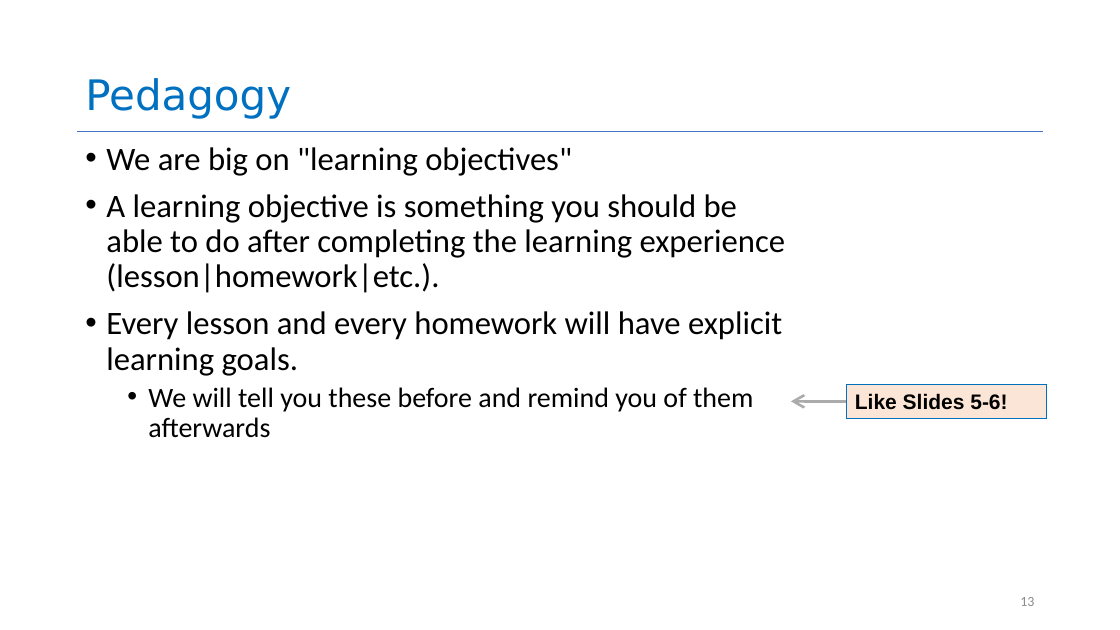
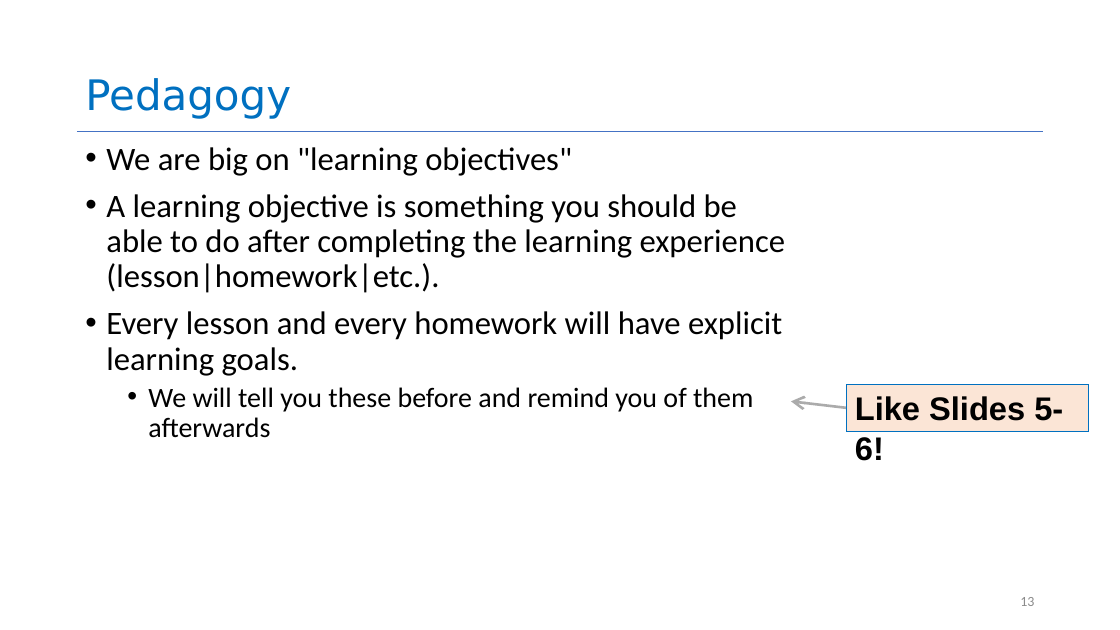
Before and after one commit to neu-se/CS4530-CS5500-Spring-2021, a slide deck: slide 13 of Slides/Lesson 1.1 Course Introduction.pptx. Drawn at 1120x630 pixels with LibreOffice and Linux fonts; fonts in the diff are those of the drawing. Boxes give left, top, right and bottom in pixels: in the first picture for what was removed or moved away, otherwise in the second. Text is boxed around its words. In the diff, an @@ line names an element or a change of style, - is before the commit and + after.

```diff
--- a/Slides/Lesson 1.1 Course Introduction.pptx
+++ b/Slides/Lesson 1.1 Course Introduction.pptx
@@ rectangle "Like Slides 5-6!": place and size @@
-rectangle "Like Slides 5-6!" at (847, 384, 1047, 418)
+rectangle "Like Slides 5-6!" at (847, 384, 1089, 432)
@@ rectangle "Like Slides 5-6!" at (847, 384, 1089, 432): size 18 to 28 pt @@
@@ arrow moved from (907, 402) - (791, 402) to (847, 408) - (791, 402) @@
```
Also in this commit, not shown: 8 other slides changed, 1 slide added.
